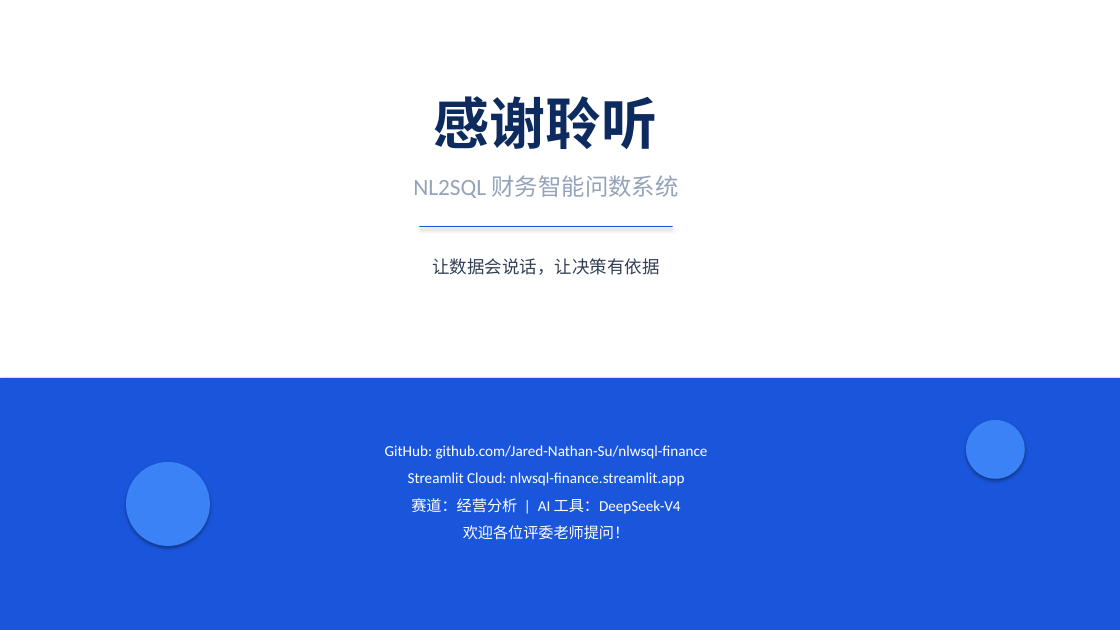
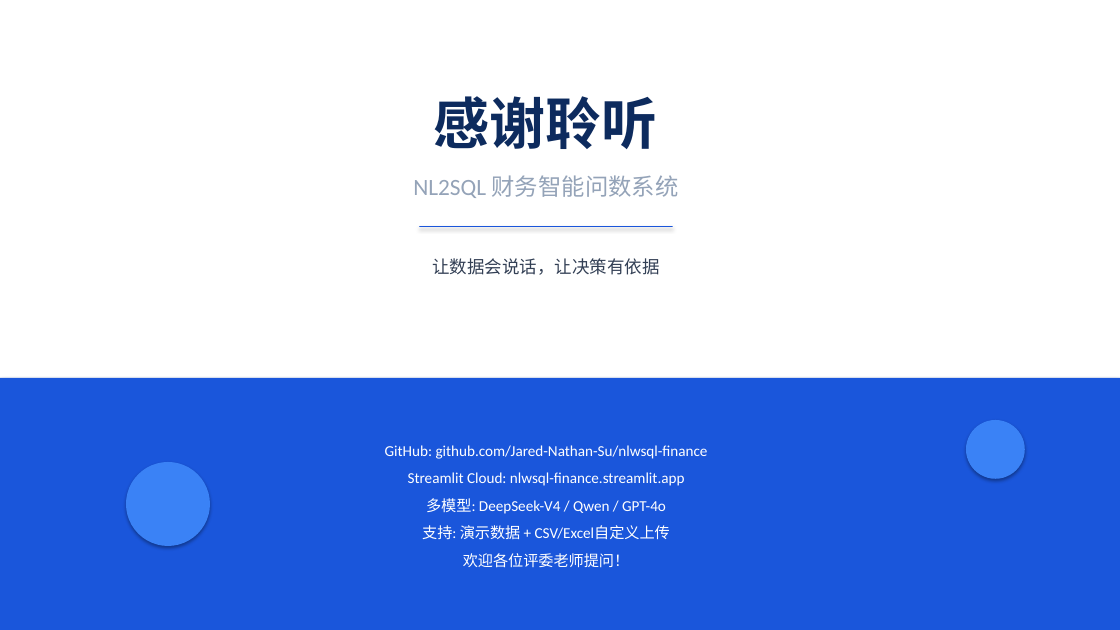
Before and after one commit to Jared-Nathan-Su/nlwsql-finance, a slide deck: slide 18 of docs/NL2SQL_答辩PPT.pptx. Drawn at 1120x630 pixels with LibreOffice and Linux fonts; fonts in the diff are those of the drawing. Boxes give left, top, right and bottom in pixels: in the first picture for what was removed or moved away, otherwise in the second. Text is boxed around its words. In the diff, an @@ line names an element or a change of style, - is before the commit and + after.

```diff
--- a/docs/NL2SQL_答辩PPT.pptx
+++ b/docs/NL2SQL_答辩PPT.pptx
@@ text at box(422, 498, 670, 540): text changed @@
-赛道：经营分析 | AI 工具：DeepSeek-V4
+多模型: DeepSeek-V4 / Qwen / GPT-4o
+支持: 演示数据 + CSV/Excel自定义上传
```
Also in this commit, not shown: 5 other slides changed, 1 other file.
